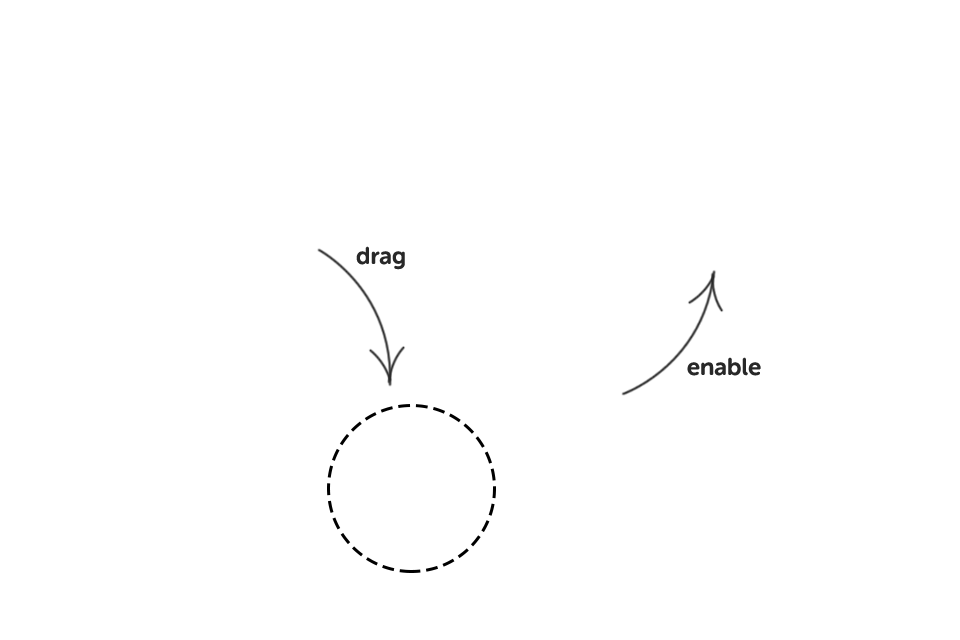
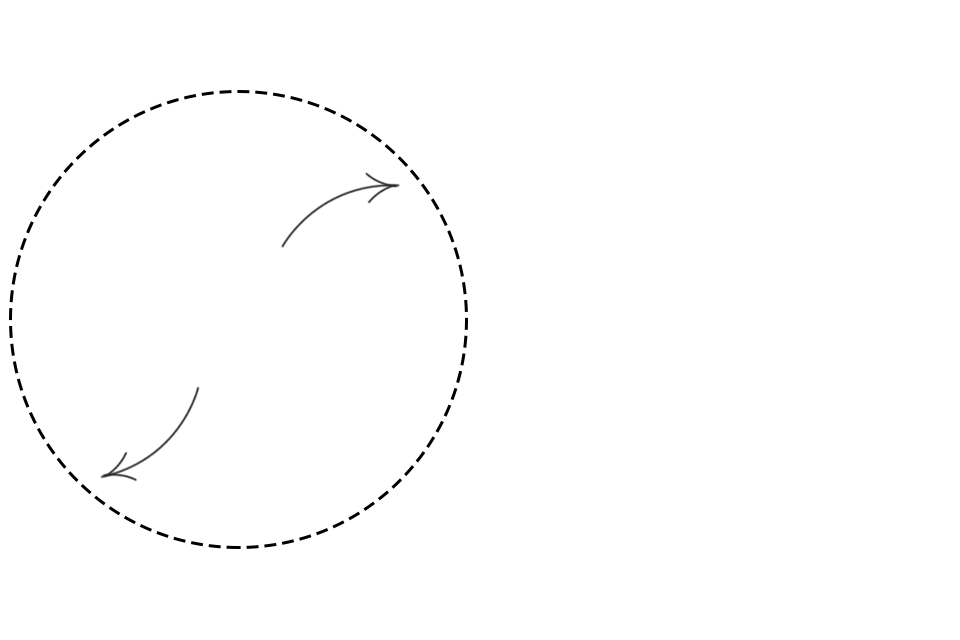
Comparing the layer stacks of the two 960×640 images. Changes:
added group "Group 1" with 7 layers above "Group 2" over [9, 90, 761, 573]
hid "drag", moved it into group "Group 1" over [356, 246, 405, 270]
renamed "enable" to "!", hid it, moved it into group "Group 1", painted on it over [687, 357, 761, 376]
hid "Layer 4", moved it into group "Group 1" over [621, 270, 724, 396]
hid "Layer 3", moved it into group "Group 1" over [317, 247, 406, 387]
hid "Ellipse 1", moved it into group "Group 1", painted on it over [327, 404, 496, 573]
added group "Group 2" with 4 layers over [9, 90, 761, 573]
added layer "Layer 7" in group "Group 2" over [100, 386, 200, 482]
added layer "Layer 6" in group "Group 2" over [280, 172, 400, 248]
added layer "Ellipse 2" in group "Group 2" over [9, 90, 468, 549]
